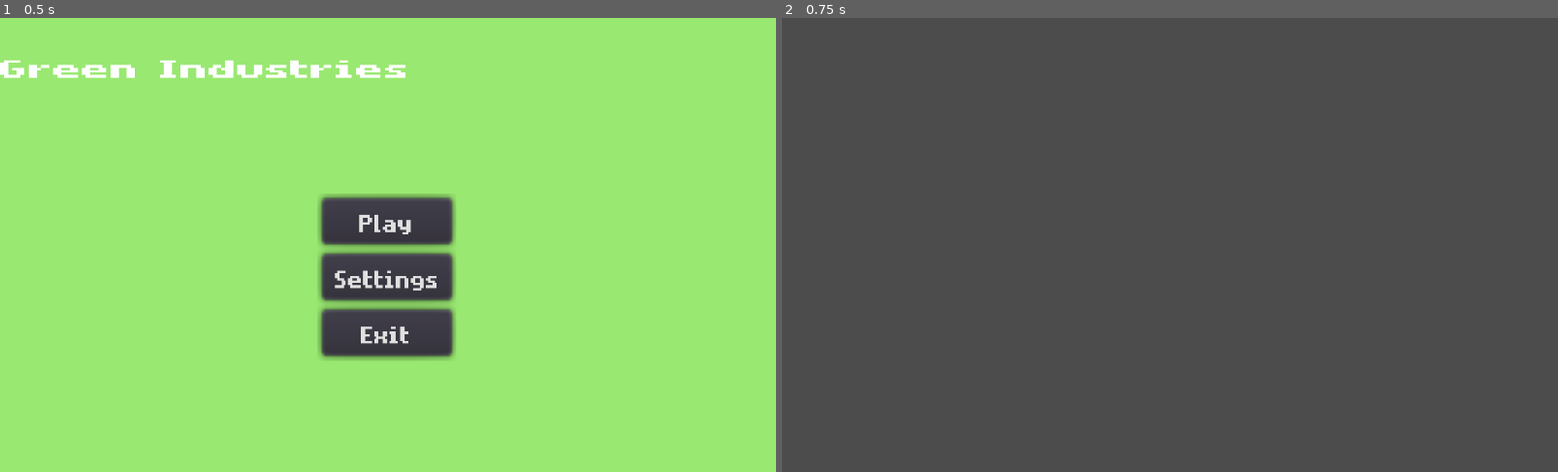
Above: before the commit, frames 1-2 (left to right).
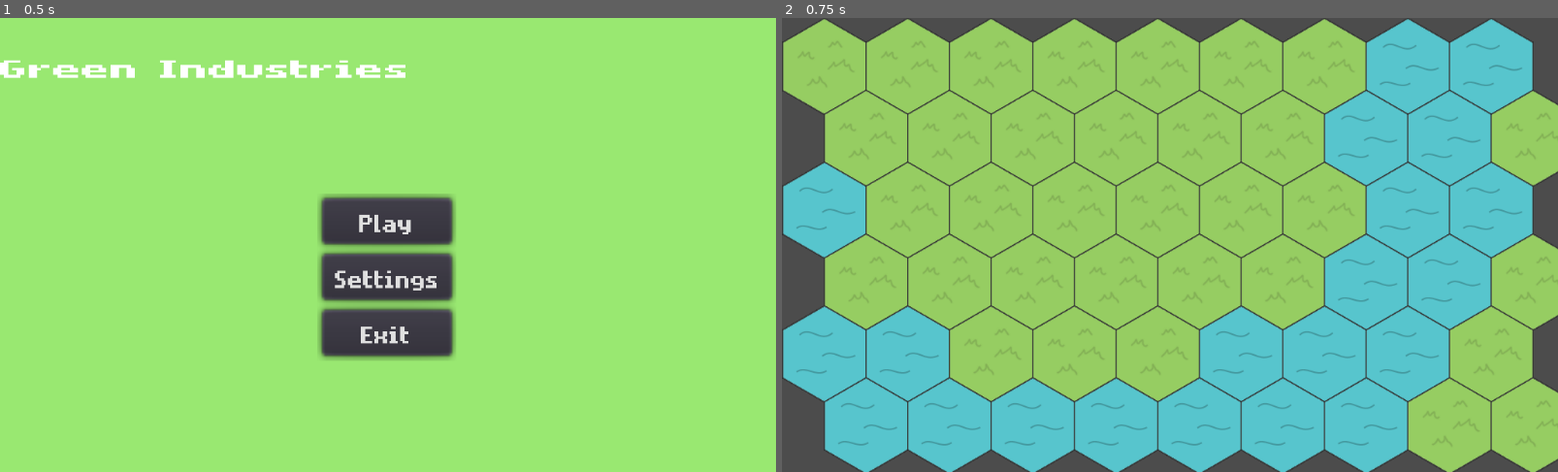
Above: after the commit, the same moments.

Repository: MichaelRRyan/green-industries
Game: Godot game, scene res://scenes/main_menu.tscn
The game is run twice, just before and just after one commit, with the same random seed, the same clock (stepped at 60 frames per second) and the same inputs.
Inputs:
- Up to frame 1 (0.5 s): no input
- Up to frame 2 (0.75 s): click "Play" at 0.5 s

Frame 1 is identical in both runs. In frame 2, 89% of the frame differs, in the area x 0-100%, y 0-100%.

Commit message:
[QZ-1] Completed feature 'World Display'

Diff:
--- a/scenes/gameplay.tscn
+++ b/scenes/gameplay.tscn
@@ -1,7 +1,8 @@
-[gd_scene load_steps=3 format=2]
+[gd_scene load_steps=4 format=2]
 
 [ext_resource path="res://scripts/gameplay.gd" type="Script" id=1]
 [ext_resource path="res://scenes/pause_menu.tscn" type="PackedScene" id=2]
+[ext_resource path="res://scenes/terrain.tscn" type="PackedScene" id=3]
 
 [node name="Gameplay" type="Node2D"]
 script = ExtResource( 1 )
@@ -9,3 +10,5 @@
 [node name="CanvasLayer" type="CanvasLayer" parent="."]
 
 [node name="PauseMenu" parent="CanvasLayer" instance=ExtResource( 2 )]
+
+[node name="Terrain" parent="." instance=ExtResource( 3 )]
--- /dev/null
+++ b/scenes/terrain.tscn
@@ -0,0 +1,57 @@
+[gd_scene load_steps=4 format=2]
+
+[ext_resource path="res://scripts/terrain.gd" type="Script" id=1]
+[ext_resource path="res://assets/images/sprite_sheet.png" type="Texture" id=2]
+
+[sub_resource type="TileSet" id=1]
+0/name = "empty 0"
+0/texture = ExtResource( 2 )
+0/tex_offset = Vector2( 0, 0 )
+0/modulate = Color( 1, 1, 1, 1 )
+0/region = Rect2( 112, 0, 112, 128 )
+0/tile_mode = 0
+0/occluder_offset = Vector2( 0, 0 )
+0/navigation_offset = Vector2( 0, 0 )
+0/shape_offset = Vector2( 0, 0 )
+0/shape_transform = Transform2D( 1, 0, 0, 1, 0, 0 )
+0/shape_one_way = false
+0/shape_one_way_margin = 0.0
+0/shapes = [  ]
+0/z_index = 0
+1/name = "grass 1"
+1/texture = ExtResource( 2 )
+1/tex_offset = Vector2( 0, 0 )
+1/modulate = Color( 1, 1, 1, 1 )
+1/region = Rect2( 224, 0, 112, 128 )
+1/tile_mode = 0
+1/occluder_offset = Vector2( 0, 0 )
+1/navigation_offset = Vector2( 0, 0 )
+1/shape_offset = Vector2( 0, 0 )
+1/shape_transform = Transform2D( 1, 0, 0, 1, 0, 0 )
+1/shape_one_way = false
+1/shape_one_way_margin = 0.0
+1/shapes = [  ]
+1/z_index = 0
+2/name = "water 2"
+2/texture = ExtResource( 2 )
+2/tex_offset = Vector2( 0, 0 )
+2/modulate = Color( 1, 1, 1, 1 )
+2/region = Rect2( 336, 0, 112, 128 )
+2/tile_mode = 0
+2/occluder_offset = Vector2( 0, 0 )
+2/navigation_offset = Vector2( 0, 0 )
+2/shape_offset = Vector2( 0, 0 )
+2/shape_transform = Transform2D( 1, 0, 0, 1, 0, 0 )
+2/shape_one_way = false
+2/shape_one_way_margin = 0.0
+2/shapes = [  ]
+2/z_index = 0
+
+[node name="Terrain" type="Node2D"]
+script = ExtResource( 1 )
+
+[node name="TileMap" type="TileMap" parent="."]
+tile_set = SubResource( 1 )
+cell_size = Vector2( 110, 95 )
+cell_half_offset = 0
+format = 1
--- /dev/null
+++ b/scripts/terrain.gd
@@ -0,0 +1,13 @@
+extends Node2D
+
+onready var tile_map : TileMap = $TileMap
+
+
+# ------------------------------------------------------------------------------
+func _ready():
+	for x in range(WorldTiles.data.size()):
+		for y in range(WorldTiles.data[x].size()):
+			tile_map.set_cell(x, y, WorldTiles.data[x][y])
+
+
+# ------------------------------------------------------------------------------
--- a/scripts/world_tiles.gd
+++ b/scripts/world_tiles.gd
@@ -1,16 +1,15 @@
 extends Node
 
-var tiles = [
-	[ 0, 0, 0, 0, 0, 0, 0, 0, 0, 0 ],
-	[ 0, 0, 0, 0, 0, 0, 0, 0, 0, 0 ],
-	[ 0, 0, 0, 0, 0, 0, 0, 0, 0, 0 ],
-	[ 0, 0, 0, 0, 0, 0, 0, 0, 0, 0 ],
-	[ 0, 0, 0, 0, 0, 0, 0, 0, 0, 0 ],
-	[ 0, 0, 0, 0, 0, 0, 0, 0, 0, 0 ],
-	[ 0, 0, 0, 0, 0, 0, 0, 0, 0, 0 ],
-	[ 0, 0, 0, 0, 0, 0, 0, 0, 0, 0 ],
-	[ 0, 0, 0, 0, 0, 0, 0, 0, 0, 0 ],
-	[ 0, 0, 0, 0, 0, 0, 0, 0, 0, 0 ],
-	[ 0, 0, 0, 0, 0, 0, 0, 0, 0, 0 ],
-	[ 0, 0, 0, 0, 0, 0, 0, 0, 0, 0 ],
+# Note, this is visually sideways as x comes first, then y.
+# E.g. x is the vertical, y is horizontal in this array.
+var data = [
+	[ 1, 1, 2, 1, 2, 2 ],
+	[ 1, 1, 1, 1, 2, 2 ],
+	[ 1, 1, 1, 1, 1, 2 ],
+	[ 1, 1, 1, 1, 1, 2 ],
+	[ 1, 1, 1, 1, 1, 2 ],
+	[ 1, 1, 1, 1, 2, 2 ],
+	[ 1, 2, 1, 2, 2, 2 ],
+	[ 2, 2, 2, 2, 2, 1 ],
+	[ 2, 1, 2, 1, 1, 1 ],
 ]
Binary file added: assets/images/sprite_sheet.png
Not shown, added: assets/images/sprite_sheet.png.import
